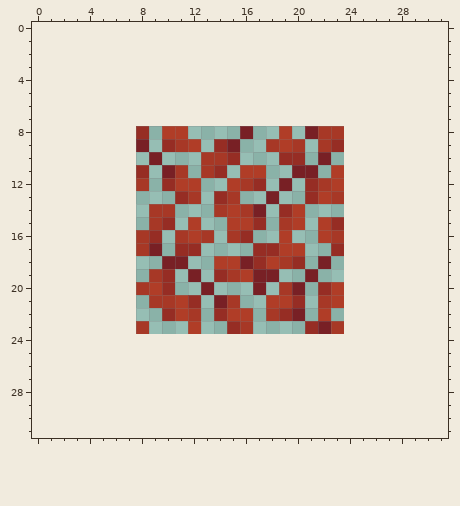
Two versions of one pixel-art sprite, assets/minecraft/optifine/ctm/dry/acacia_leaves.png. The first picture shows the starting point.
The file is 16x16 pixels. The old version is drawn lined up with the new one, on the new canvas.
Now the later version:
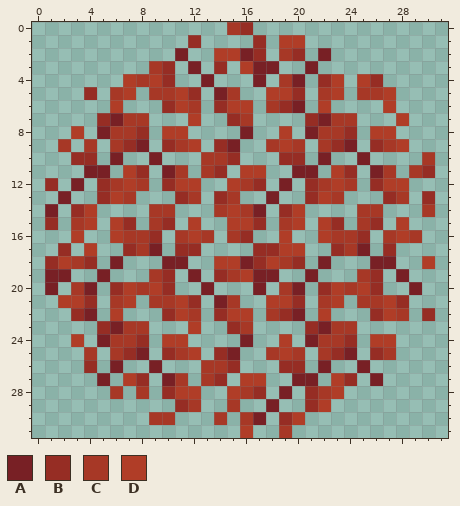
Palette (. is transparent): A #782025  B #962d24  C #a73826  D #b03d27
Diff:
canvas 16x16 -> 32x32, the old top-left corner now at 8,8
y 0: x 15..16 .. -> CB
y 1: x 12 . -> B; x 17 . -> B; x 19..20 .. -> DD
y 2: x 11 . -> A; x 14..17 .... -> DDAB; x 19..20 .. -> CB; x 22 . -> A
y 3: x 9..10 .. -> CB; x 12 . -> A; x 14 . -> B; x 16..18 ... -> DAA; x 21 . -> A
y 4: x 7..10 .... -> DCDB; x 13 . -> A; x 17 . -> A; x 19..20 .. -> CA; x 22..23 .. -> BD; x 25..26 .. -> DB
y 5: x 4 . -> B; x 6..7 .. -> CD; x 9..12 .... -> CCDB; x 14..15 .. -> AC; x 18..20 ... -> DDB; x 22..23 .. -> CD; x 25..27 ... -> CCD
y 6: x 6 . -> D; x 10..12 ... -> BDC; x 14..16 ... -> BDD; x 18..20 ... -> CBA; x 22 . -> D; x 27 . -> D
y 7: x 5..8 .... -> BACC; x 12 . -> D; x 15..16 .. -> BC; x 21..24 .... -> BACC; x 28 . -> D
y 8: x 3 . -> D; x 5..7 ... -> ACC; x 24 . -> B; x 26..27 .. -> DD
y 9: x 2 . -> C; x 4 . -> C; x 6..7 .. -> CB; x 24 . -> A; x 26..28 ... -> BCD
y 10: x 3..4 .. -> BB; x 6 . -> A; x 25 . -> A; x 30 . -> C
y 11: x 4..5 .. -> AA; x 7 . -> D; x 24 . -> B; x 26..27 .. -> AC; x 29..30 .. -> CB
y 12: x 1 . -> B; x 3 . -> A; x 5..7 ... -> BCD; x 24 . -> C; x 26..28 ... -> BDD
y 13: x 2 . -> A; x 5..7 ... -> BDC; x 27..28 .. -> BC; x 30 . -> B
y 14: x 1 . -> A; x 3..4 .. -> BD; x 25..26 .. -> CC; x 30 . -> C
y 15: x 1 . -> B; x 3..4 .. -> CD; x 6..7 .. -> DB; x 25..26 .. -> CB; x 28 . -> D
y 16: x 3 . -> D; x 6..7 .. -> DC; x 24..25 .. -> CB; x 27..29 ... -> CDC
y 17: x 2 . -> B; x 4 . -> D; x 7 . -> B; x 24..25 .. -> CA; x 27 . -> B
y 18: x 1..4 .... -> BDCB; x 6 . -> A; x 26..27 .. -> AA; x 30 . -> D
y 19: x 1..2 .. -> AA; x 5 . -> A; x 25..26 .. -> CB; x 28 . -> A
y 20: x 1 . -> A; x 3..4 .. -> CA; x 6..7 .. -> BD; x 24..26 ... -> CDB; x 29 . -> A
y 21: x 2..4 ... -> DDB; x 6..7 .. -> CD; x 25..28 .... -> CCDB
y 22: x 3..4 .. -> BA; x 6 . -> D; x 26..28 ... -> BDC; x 30 . -> B
y 23: x 5..7 ... -> BAC; x 24 . -> C
y 24: x 3 . -> D; x 5..8 .... -> ACCB; x 10..11 .. -> DD; x 16 . -> A; x 19 . -> D; x 21..24 .... -> ACCB; x 26..27 .. -> DD
y 25: x 4 . -> C; x 6..8 ... -> CBA; x 10..12 ... -> BCD; x 14..15 .. -> BA; x 18..20 ... -> CDC; x 22..24 ... -> CBA; x 26..27 .. -> BC
y 26: x 4 . -> B; x 6 . -> A; x 9 . -> A; x 13..15 ... -> CCB; x 19..20 .. -> BB; x 22 . -> A; x 25 . -> A
y 27: x 5 . -> A; x 7..8 .. -> DB; x 10..11 .. -> AC; x 13..14 .. -> CB; x 16..17 .. -> DD; x 20..21 .. -> AA; x 23..24 .. -> DB; x 26 . -> A
y 28: x 6 . -> C; x 8 . -> C; x 10..12 ... -> BDD; x 15..17 ... -> DCB; x 19 . -> A; x 21..23 ... -> BCD
y 29: x 11..12 .. -> BC; x 15 . -> C; x 18 . -> A; x 21..22 .. -> BD
y 30: x 9..10 .. -> CC; x 14 . -> C; x 16..17 .. -> CA; x 19..20 .. -> BD
y 31: x 16 . -> D; x 19 . -> C
Changed places in both pictures, as pixel boxes (x1, y1, x2, y2):
added: (45, 22, 435, 438)
